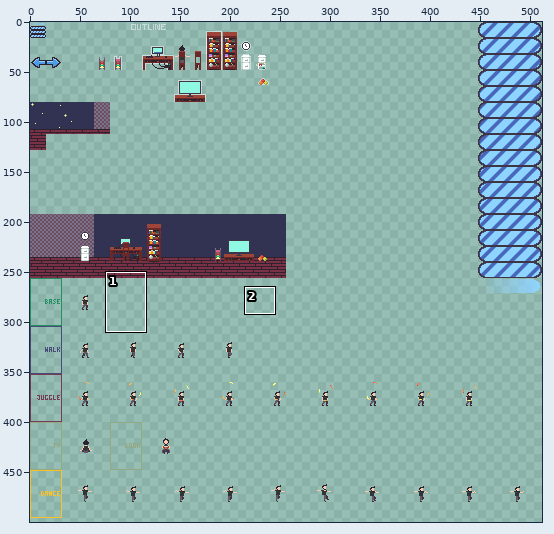
Sprite sheet -- res/textures/textures.png. The first picture is a wide view before the edit; the outline marks the close-up.
Close-up. Before the commit:
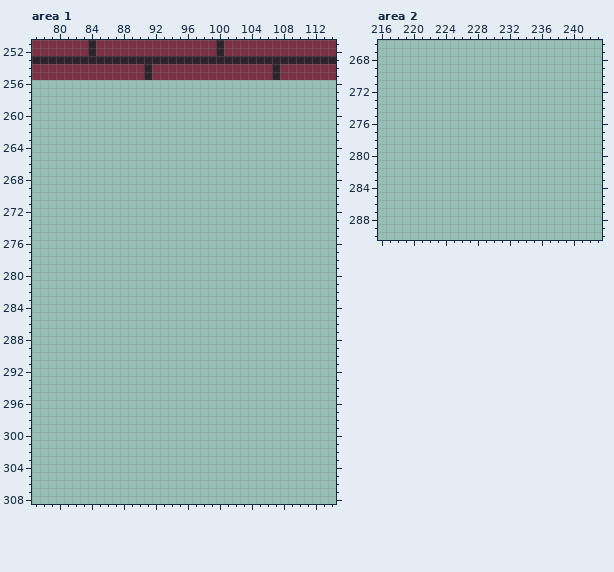
The file is 512x512 pixels. Pixels under 10% opacity are left out. Colours within 5 levels of each other are drawn and written as one. Shown: area 1: x 77..114, y 251..308; area 2: x 216..243, y 266..290. The wide view leaves out empty margins. The commit also changed other parts of the picture, which this record leaves out.
After:
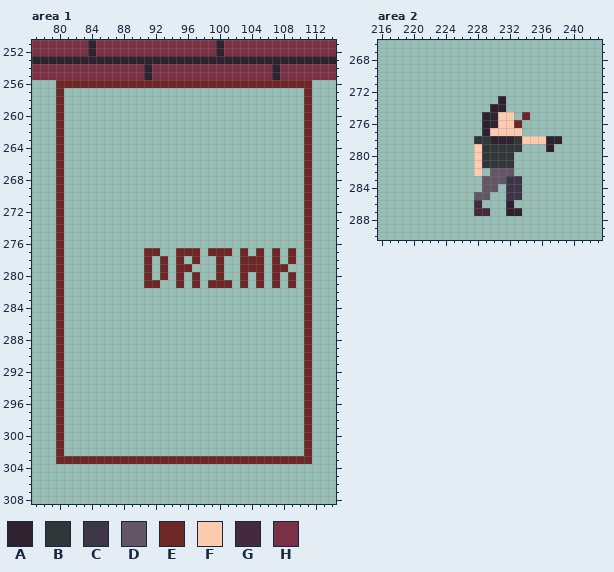
Palette (. is transparent): A #2e222f  B #313638  C #3e3546  D #625565  E #6e2727  F #fdcbb0  G #45293f  H #7a3045
Change:
--- area 1
@@ x 77..114 @@
 255 HHHHHHHHHHHHHHAHHHHHHHHHHHHHHHAHHHHHHH
-256 ......................................
-257 ......................................
-258 ......................................
-259 ......................................
-260 ......................................
-261 ......................................
-262 ......................................
-263 ......................................
-264 ......................................
-265 ......................................
-266 ......................................
-267 ......................................
-268 ......................................
-269 ......................................
-270 ......................................
-271 ......................................
-272 ......................................
-273 ......................................
-274 ......................................
-275 ......................................
-276 ......................................
-277 ......................................
-278 ......................................
-279 ......................................
-280 ......................................
-281 ......................................
-282 ......................................
-283 ......................................
-284 ......................................
-285 ......................................
-286 ......................................
-287 ......................................
-288 ......................................
-289 ......................................
-290 ......................................
-291 ......................................
-292 ......................................
-293 ......................................
-294 ......................................
-295 ......................................
-296 ......................................
-297 ......................................
-298 ......................................
-299 ......................................
-300 ......................................
-301 ......................................
-302 ......................................
-303 ......................................
+256 ...EEEEEEEEEEEEEEEEEEEEEEEEEEEEEEEE...
+257 ...E..............................E...
+258 ...E..............................E...
+259 ...E..............................E...
+260 ...E..............................E...
+261 ...E..............................E...
+262 ...E..............................E...
+263 ...E..............................E...
+264 ...E..............................E...
+265 ...E..............................E...
+266 ...E..............................E...
+267 ...E..............................E...
+268 ...E..............................E...
+269 ...E..............................E...
+270 ...E..............................E...
+271 ...E..............................E...
+272 ...E..............................E...
+273 ...E..............................E...
+274 ...E..............................E...
+275 ...E..............................E...
+276 ...E..............................E...
+277 ...E..........EE..EEE.EEE.E.E.E.E.E...
+278 ...E..........E.E.E.E..E..EEE.E.E.E...
+279 ...E..........E.E.EE...E..EEE.EE..E...
+280 ...E..........E.E.E.E..E..E.E.E.E.E...
+281 ...E..........EE..E.E.EEE.E.E.E.E.E...
+282 ...E..............................E...
+283 ...E..............................E...
+284 ...E..............................E...
+285 ...E..............................E...
+286 ...E..............................E...
+287 ...E..............................E...
+288 ...E..............................E...
+289 ...E..............................E...
+290 ...E..............................E...
+291 ...E..............................E...
+292 ...E..............................E...
+293 ...E..............................E...
+294 ...E..............................E...
+295 ...E..............................E...
+296 ...E..............................E...
+297 ...E..............................E...
+298 ...E..............................E...
+299 ...E..............................E...
+300 ...E..............................E...
+301 ...E..............................E...
+302 ...E..............................E...
+303 ...EEEEEEEEEEEEEEEEEEEEEEEEEEEEEEEE...
 304 ......................................
--- area 2
@@ x 226..240 @@
 272 ...............
-273 ...............
-274 ...............
-275 ...............
-276 ...............
-277 ...............
-278 ...............
-279 ...............
-280 ...............
-281 ...............
-282 ...............
-283 ...............
-284 ...............
-285 ...............
-286 ...............
-287 ...............
+273 .....A.........
+274 ....AA.........
+275 ...AAFF.E......
+276 ...AAFFE.......
+277 ...AFFFF.......
+278 ..BBAAABFFFAA..
+279 ..FBBBBB...A...
+280 ..FBBBB........
+281 ..FBBBB........
+282 ..F.DDD........
+283 ...DDDCC.......
+284 ...DD.CC.......
+285 ..DD..CC.......
+286 ..G...A........
+287 ..GG..AA.......
 288 ...............
